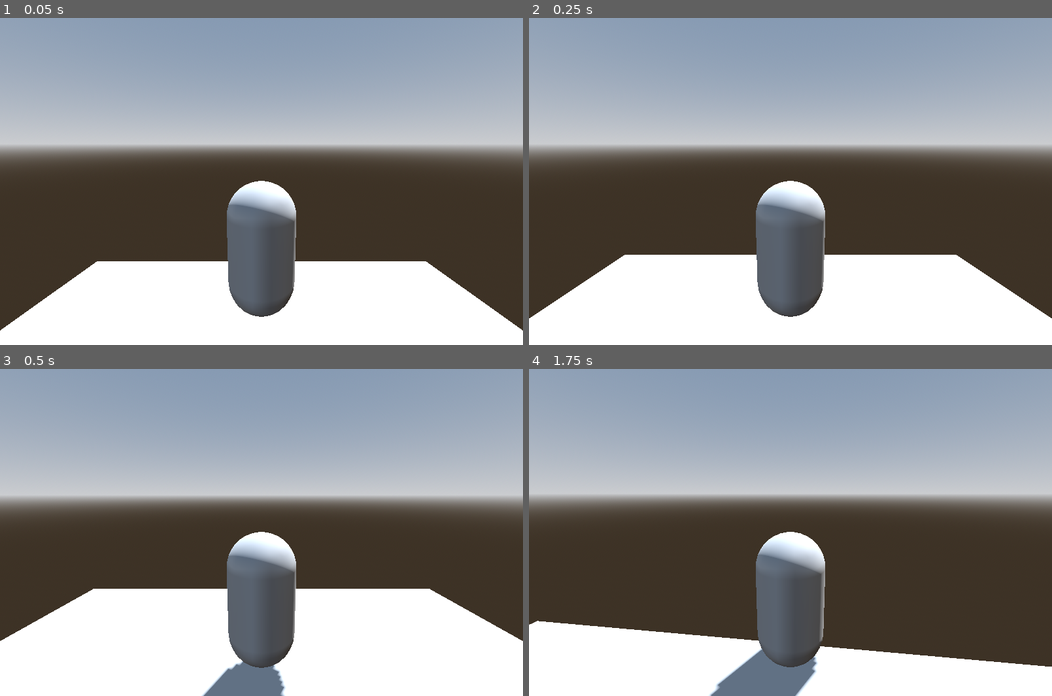
Above: before the commit, frames 1-4 (two rows, left to right).
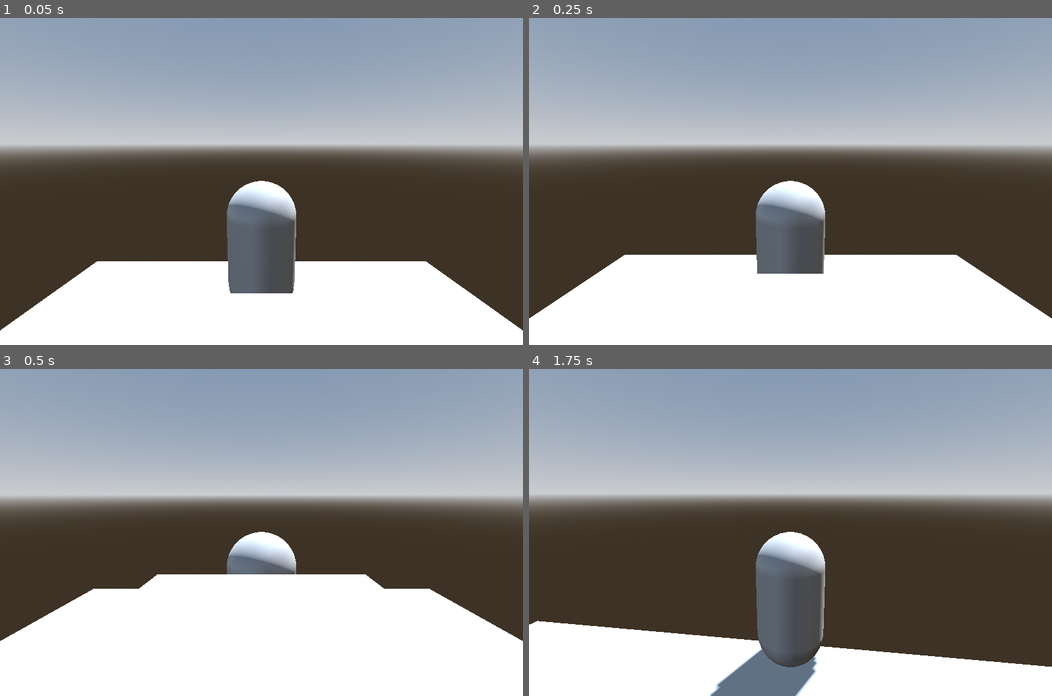
Above: after the commit, the same moments.

Repository: EthanPin/fish
Game: Godot game, scene res://Level.tscn
Two runs of this game, one before a commit and one after it. Both use one fixed random seed, a clock stepped at 60 frames per second and the inputs below.
Inputs (mouse positions are in pixels of both pictures, inside the frame that each line leads up to):
- Up to frame 1 (0.05 s): no input
- Up to frame 2 (0.25 s): no input
- Up to frame 3 (0.5 s): no input
- Up to frame 4 (1.75 s): move the mouse to (816, 532) at 0.52 s; hold W (move_forward) from 0.53 s (still down); move the mouse to (764, 532) at 1.27 s

The runs differ from the first frame. In frame 1, 0.6% of the frame differs, in the area x 44-56%, y 84-92%; in frame 2, 1.4%; in frame 3, 5.9%, in the area x 26-74%, y 62-100%; in frame 4, nothing differs.

Commit message:
add meshes, level design

Diff:
--- a/Level.tscn
+++ b/Level.tscn
@@ -20,6 +20,8 @@
 [sub_resource type="ConcavePolygonShape3D" id="ConcavePolygonShape3D_t7iv1"]
 data = PackedVector3Array(5, 0, 5, -5, 0, 5, 5, 0, -5, -5, 0, 5, -5, 0, -5, 5, 0, -5)
 
+[sub_resource type="PlaneMesh" id="PlaneMesh_bexhn"]
+
 [node name="Node3D" type="Node3D"]
 
 [node name="WorldEnvironment" type="WorldEnvironment" parent="."]
@@ -40,3 +42,7 @@
 [node name="Player" parent="." instance=ExtResource("1_bexhn")]
 transform = Transform3D(1, 0, 0, 0, 1, 0, 0, 0, 1, 0, 2, -2)
 linear_damp = 3.0
+
+[node name="MeshInstance3D2" type="MeshInstance3D" parent="."]
+transform = Transform3D(1, 0, 0, 0, 1, 0, 0, 0, 1, 0, 2, 0)
+mesh = SubResource("PlaneMesh_bexhn")
Not shown: 1 places in Level.tscn that only renumber resources
